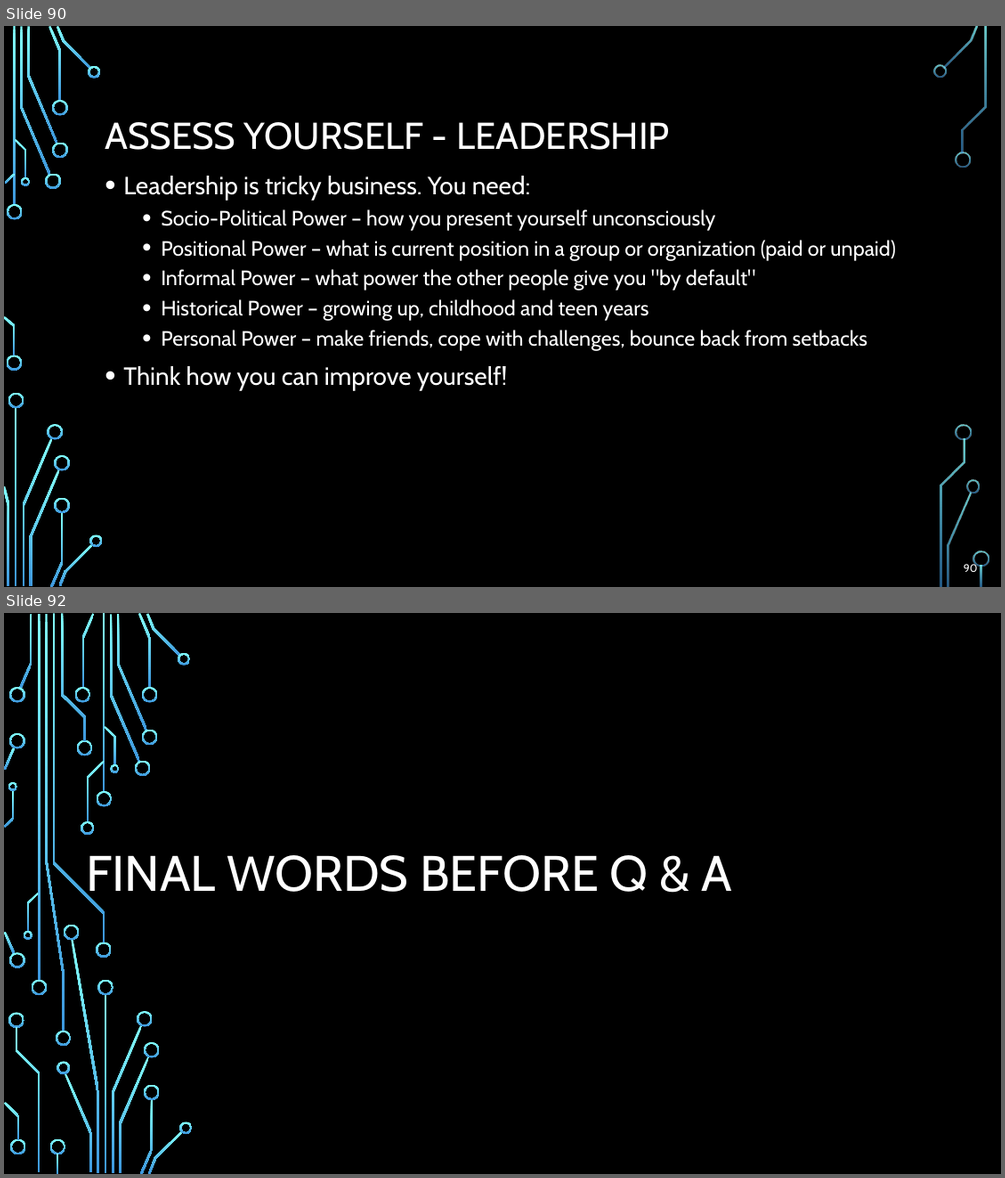
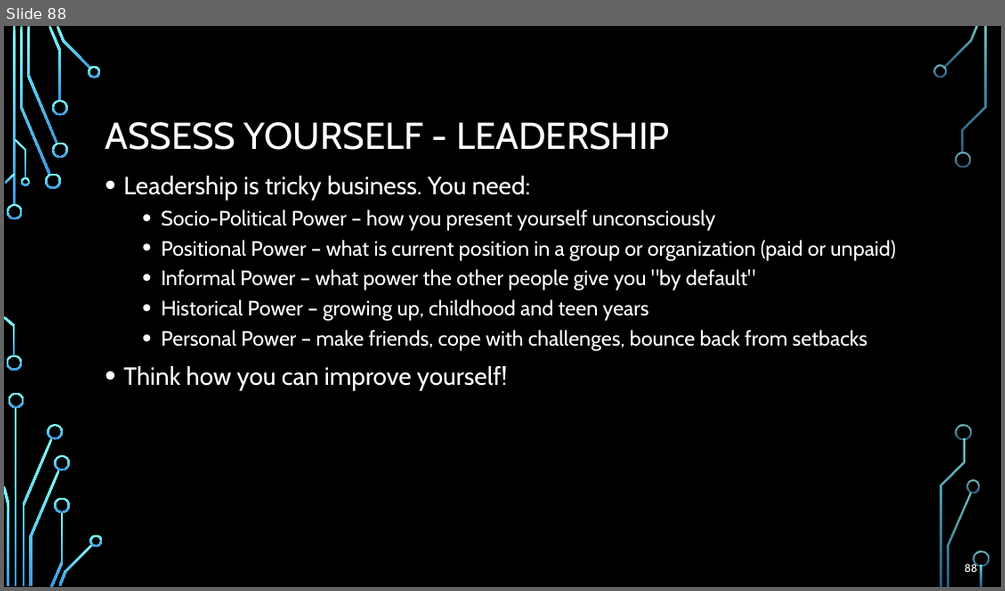
Before and after one commit to profjordanov/doctorate, a slide deck: resources/Software-Architecture-S/Presentation-Part7-The-Architect-Team.pptx. Shown one above the other, each under a label of ours: slides 90 and 92 before the commit, slide 88 after it; the slides between them are not shown. The pictures are 1005x1178 and 1005x591 pixels, drawn with LibreOffice and Linux fonts; fonts in the diff are those of the drawing; background and template pictures are left out. Boxes give left, top, right and bottom in pixels: in the first picture for what was removed or moved away, otherwise in the second. Text is boxed around its words. In the diff, an @@ line names an element or a change of style, - is before the commit and + after.

```diff
--- a/resources/Software-Architecture-S/Presentation-Part7-The-Architect-Team.pptx
+++ b/resources/Software-Architecture-S/Presentation-Part7-The-Architect-Team.pptx
@@ slide 92 removed at [4, 613, 1001, 1174], background picture (left out) @@
@@ title removed at [86, 855, 731, 902] @@
-FINAL WORDS BEFORE Q & A
@@ group removed at [4, 613, 193, 1174]: 50 freeform shapes, 4 rectangles @@
@@ what was slide 90 is now slide 88 @@
@@ page number at [964, 562, 978, 572]: text changed @@
-90
+88
```
Also in this commit, not shown: 9 other slides removed.
